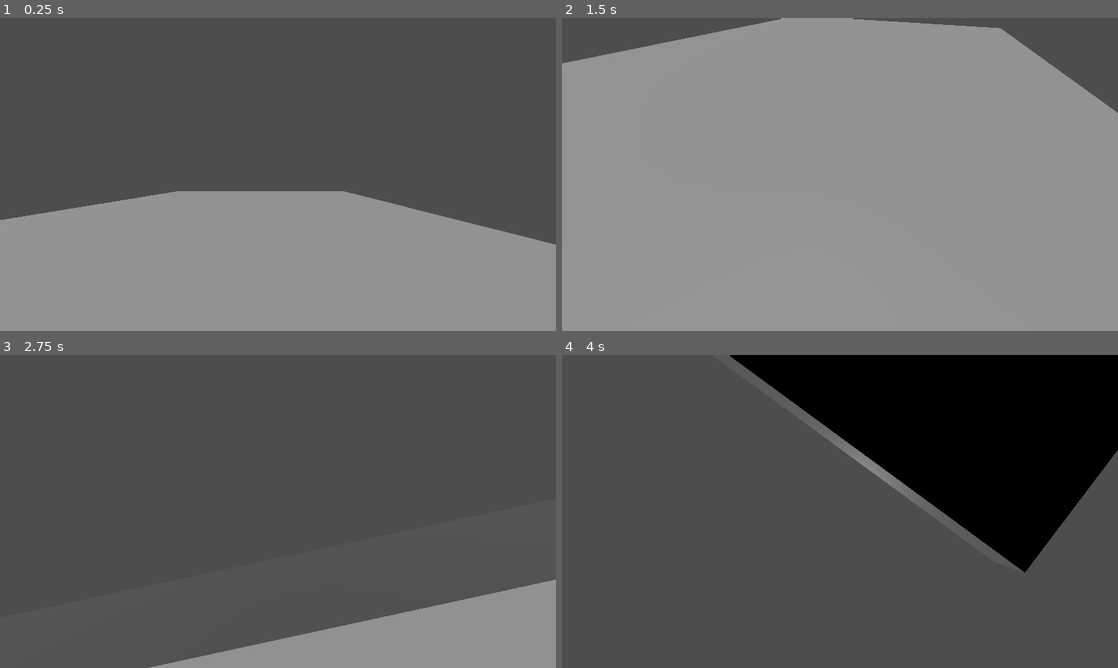
Above: before the commit, frames 1-4 (two rows, left to right).
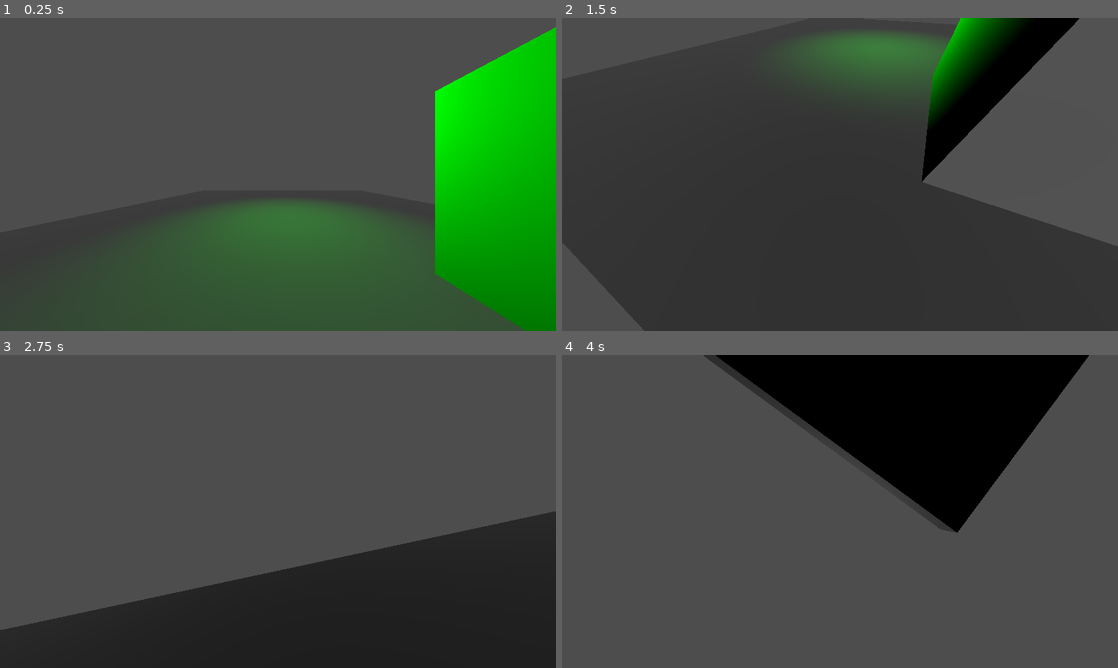
Above: after the commit, the same moments.

Repository: EnragementGame/Minute_Hand
Game: Godot game, scene res://Maps/testmap.tscn
Same seed, same stepped clock (60 frames per second), same inputs: the game is played once before the commit and once after it. The project has no main scene, so this scene is started directly.
Inputs (mouse positions are in pixels of both pictures, inside the frame that each line leads up to):
- Up to frame 1 (0.25 s): no input
- Up to frame 2 (1.5 s): tap Enter at 0.5 s; move the mouse to (962, 158) at 0.52 s; hold D (Right) 0.53-1.28 s; tap E (Interact) at 0.6, 1.35 s; click (962, 158) at 0.67 s; move the mouse to (728, 190) at 1.27 s; hold S (Backward) from 1.28 s (still down)
- Up to frame 3 (2.75 s): move the mouse to (333, 442) at 2.02 s; release S (Backward) at 2.03 s; hold D (Right) from 2.03 s (still down); hold Shift (Run) from 2.03 s (still down); tap E (Interact) at 2.3 s
- Up to frame 4 (4 s): move the mouse to (812, 574) at 2.77 s; release D (Right) at 2.78 s; release Shift (Run) at 2.78 s; hold W (Forward) 2.78-3.53 s; tap E (Interact) at 2.85, 3.6 s; click (812, 574) at 2.92 s; move the mouse to (1006, 558) at 3.52 s; hold A (Left) from 3.53 s (still down)

The runs differ from the first frame. In frame 1, 52% of the frame differs, in the area x 0-100%, y 2-100%; in frame 2, 94%, in the area x 0-100%, y 0-100%; in frame 3, 31%; in frame 4, 11%.

Commit message:
Work on the trigger system

Diff:
--- a/Maps/testmap.tscn
+++ b/Maps/testmap.tscn
@@ -1,11 +1,18 @@
-[gd_scene load_steps=4 format=3 uid="uid://ct8vjflglci3u"]
+[gd_scene load_steps=8 format=3 uid="uid://ct8vjflglci3u"]
 
 [ext_resource type="PackedScene" uid="uid://c1t12ojqg5umc" path="res://Scenes/player.tscn" id="1_dvmfx"]
+[ext_resource type="Script" path="res://trigger_test.gd" id="2_awd2w"]
+[ext_resource type="PackedScene" uid="uid://cwqhqxvl34rs5" path="res://Scenes/Components/trigger.tscn" id="2_dfv04"]
 
 [sub_resource type="BoxShape3D" id="BoxShape3D_gtf31"]
 size = Vector3(18.917, 1, 20.6699)
 
 [sub_resource type="BoxMesh" id="BoxMesh_5tt6p"]
+
+[sub_resource type="StandardMaterial3D" id="StandardMaterial3D_qgu5a"]
+albedo_color = Color(0.164706, 0.164706, 0.164706, 1)
+
+[sub_resource type="BoxMesh" id="BoxMesh_fuwrc"]
 
 [node name="Testmap" type="Node3D"]
 
@@ -20,9 +27,32 @@
 transform = Transform3D(18.8176, 0, 0, 0, 1, 0, 0, 0, 20.6275, 0, 0, 0)
 mesh = SubResource("BoxMesh_5tt6p")
 skeleton = NodePath("../Ground_Collison")
+surface_material_override/0 = SubResource("StandardMaterial3D_qgu5a")
 
 [node name="Player" parent="." instance=ExtResource("1_dvmfx")]
-transform = Transform3D(1, 0, 0, 0, 1, 0, 0, 0, 1, 2.01381, 0.55539, 4.51491)
+transform = Transform3D(1, 0, 0, 0, 1, 0, 0, 0, 1, -0.451618, 0.55539, 4.97008)
 
 [node name="DirectionalLight3D" type="DirectionalLight3D" parent="."]
 transform = Transform3D(1, 0, 0, 0, 0.282341, 0.959314, 0, -0.959314, 0.282341, -1.68634, 2.14708, -1.00734)
+
+[node name="OmniLight3D" type="OmniLight3D" parent="."]
+transform = Transform3D(1, 0, 0, 0, 1, 0, 0, 0, 1, 0, 4.42817, 0)
+light_color = Color(0, 1, 0, 1)
+light_energy = 16.0
+light_indirect_energy = 7.435
+omni_range = 7.858
+script = ExtResource("2_awd2w")
+
+[node name="Light_Trigger" parent="OmniLight3D" instance=ExtResource("2_dfv04")]
+transform = Transform3D(1, 0, 0, 0, 1, 0, 0, 0, 1, 5, -3, 5)
+interactableTriger = true
+requiredTriggers = 1
+maxActivations = -1
+isAreaTrigger = true
+areaSize = Vector3(5, 5, 5)
+
+[node name="MeshInstance3D" type="MeshInstance3D" parent="OmniLight3D"]
+transform = Transform3D(5, 0, 0, 0, 5, 0, 0, 0, 5, 5, -3, 5)
+mesh = SubResource("BoxMesh_fuwrc")
+
+[connection signal="trigger_activate" from="OmniLight3D/Light_Trigger" to="OmniLight3D" method="_on_light_trigger_trigger_activate"]
--- a/Scenes/Components/trigger.tscn
+++ b/Scenes/Components/trigger.tscn
@@ -10,9 +10,11 @@
 triggerName = "Default"
 
 [node name="AreaTrigger" type="CollisionShape3D" parent="."]
+unique_name_in_owner = true
 shape = SubResource("BoxShape3D_y4csu")
 
 [node name="Interactable" parent="." instance=ExtResource("2_44s71")]
 
-[connection signal="area_entered" from="." to="." method="_on_area_entered"]
+[connection signal="body_entered" from="." to="." method="_on_body_entered"]
+[connection signal="body_exited" from="." to="." method="_on_body_exited"]
 [connection signal="interaction_function" from="Interactable" to="." method="_on_interactable_interaction_function"]
--- a/Scenes/player.tscn
+++ b/Scenes/player.tscn
@@ -29,10 +29,11 @@
 [node name="InteractionManager" type="Node3D" parent="Cam"]
 script = ExtResource("2_nrla2")
 
-[node name="IneractionCheck" type="RayCast3D" parent="Cam/InteractionManager"]
+[node name="InteractionCheck" type="RayCast3D" parent="Cam/InteractionManager"]
 unique_name_in_owner = true
 target_position = Vector3(0, 0, -5)
 collision_mask = 6
+collide_with_areas = true
 
 [node name="NotesManager" type="Node3D" parent="."]
 script = ExtResource("3_42aix")
--- a/Scripts/interactionmanager.gd
+++ b/Scripts/interactionmanager.gd
@@ -1,7 +1,18 @@
 extends Node3D
+
+var selectedInteractable : Node3D
+@onready var interactionRay : RayCast3D = %InteractionCheck
 
 func _ready() -> void:
 	pass # Replace with function body.
 
 func _process(delta: float) -> void:
-	pass
+	if interactionRay.is_colliding():
+		if interactionRay.get_collider().has_node("Interactable"):
+			selectedInteractable = interactionRay.get_collider()
+			selectedInteractable.selected = true
+		else:
+			selectedInteractable = null
+	if Input.is_action_just_pressed("Interact") && selectedInteractable != null:
+		selectedInteractable.interacted()
+		print("worked")
--- a/Scripts/trigger.gd
+++ b/Scripts/trigger.gd
@@ -8,21 +8,25 @@
 
 @export var triggerName : String
 @export_category("Paramiters")
-@export var areaTrigger : bool
 @export var interactableTriger : bool
 @export var requiredTriggers : int #Can never be 0
 @export var maxActivations : int #Set to -1 for infinite activations
+@export_category("Area Trigger")
+@export var isAreaTrigger : bool
+@export var areaSize : Vector3
+@onready var areaTrigger : BoxShape3D = %AreaTrigger.shape
 var triggers : int
 var activations : int
-var canTrigger : bool
+@onready var canTrigger : bool = true
 
 func _ready() -> void:
 	activations = 0
 	if requiredTriggers <= 0:
 		requiredTriggers = 1
-	if maxActivations == 0:
-		push_error(triggerName + " maxActivations set to 0, value should be either -1 or a positive intiger. Setting to 1.")
+	if maxActivations == 0 || maxActivations <= -2:
+		push_error(triggerName + " maxActivations set to invalid value, value should be either -1 or a positive intiger. Setting to 1.")
 		maxActivations = 1
+	areaTrigger.size = areaSize
 
 func _process(delta: float) -> void:
 	if triggers == requiredTriggers:
@@ -33,14 +37,19 @@
 	if activations == maxActivations:
 		canTrigger = false
 
-func _on_area_entered(area:Area3D) -> void:
-	if area != self || !canTrigger:
-		return
-	if areaTrigger:
-		triggers += 1
-
 func _on_interactable_interaction_function() -> void:
 	if !canTrigger:
 		return
 	if interactableTriger:
 		triggers += 1
+
+func _on_body_entered(body:Node3D) -> void:
+	if !canTrigger:
+		return
+	if isAreaTrigger:
+		triggers += 1
+		canTrigger = false
+
+func _on_body_exited(body:Node3D) -> void:
+	if !canTrigger && !activations == maxActivations:
+		canTrigger = true
--- /dev/null
+++ b/trigger_test.gd
@@ -0,0 +1,4 @@
+extends OmniLight3D
+
+func _on_light_trigger_trigger_activate() -> void:
+	light_color = Color.RED
Not shown, changed: addons/qodot/game_definitions/trenchbroom_game_config.tres
